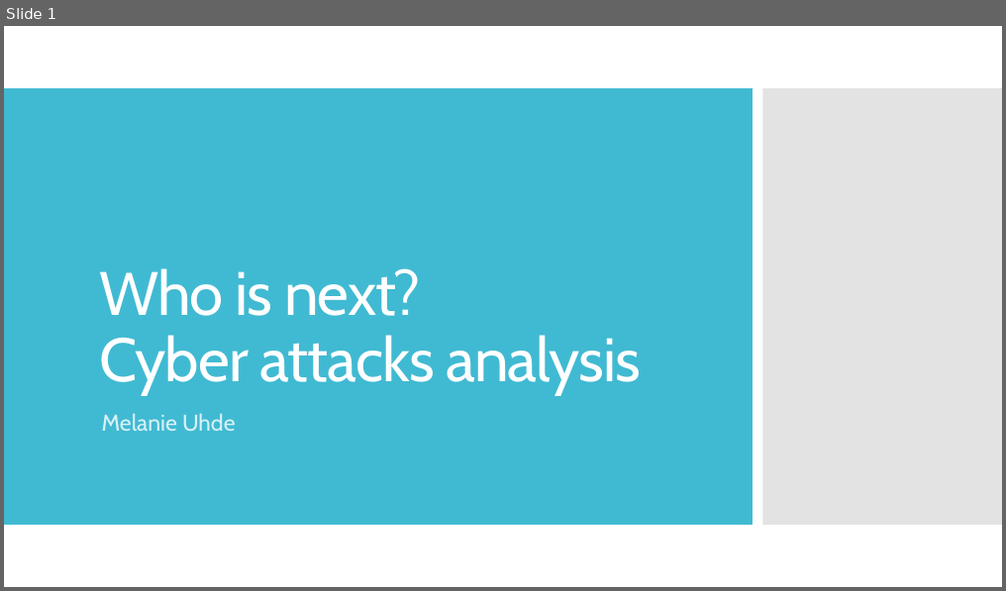
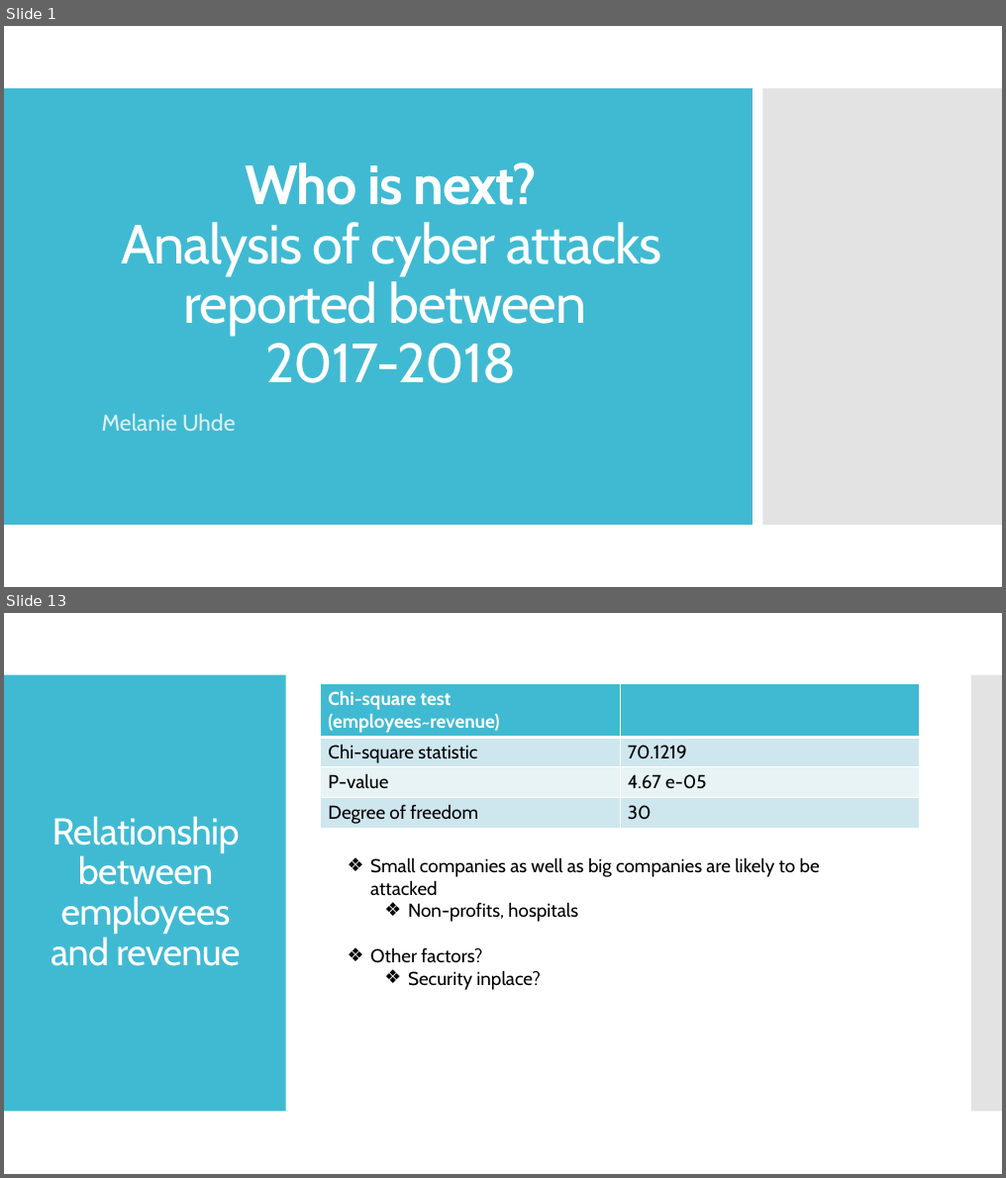
Before and after one commit to MelanieU/cyberattacks_in_healthcare, a slide deck: Analysis/hackmageddon_presentation.pptx. Shown one above the other, each under a label of ours: slide 1 before the commit, slides 1 and 13 after it; the slides between them are not shown. The pictures are 1006x591 and 1006x1178 pixels, drawn with LibreOffice and Linux fonts; fonts in the diff are those of the drawing. Boxes give left, top, right and bottom in pixels: in the first picture for what was removed or moved away, otherwise in the second. Text is boxed around its words. In the diff, an @@ line names an element or a change of style, - is before the commit and + after.

```diff
--- a/Analysis/hackmageddon_presentation.pptx
+++ b/Analysis/hackmageddon_presentation.pptx
@@ slide 13 added at (x1=4, y1=613, x2=1002, y2=1174), background #FFFFFF @@
@@ rectangle added at (x1=4, y1=675, x2=286, y2=1112), fill #40BAD2 @@
@@ table added at (x1=321, y1=683, x2=920, y2=828), 4 rows, 2 columns @@
+Chi-square test (employees~revenue) | 
+Chi-square statistic | 70.1219
+P-value | 4.67 e-05
+Degree of freedom | 30
@@ rectangle added at (x1=971, y1=675, x2=1002, y2=1112), fill #C8C8C8 at 50% opacity @@
@@ title added at (x1=51, y1=816, x2=240, y2=966), 36 pt, text #FFFFFF @@
+Relationship between employees and revenue
@@ text added at (x1=370, y1=858, x2=820, y2=990), 18 pt, text #000000 @@
+❖ Small companies as well as big companies are likely to be attacked
+  ❖ Non-profits, hospitals
+❖ Other factors?
+  ❖ Security inplace?
@@ slide 1 changed as well @@
@@ title at (x1=121, y1=163, x2=662, y2=383): text changed; size 59 to 53.1 pt @@
-Who is next?
-Cyber attacks analysis
+Who is next?
+Analysis of cyber attacks reported between
+2017-2018
```
Also in this commit, not shown: 11 other slides added, 6 slides removed.
